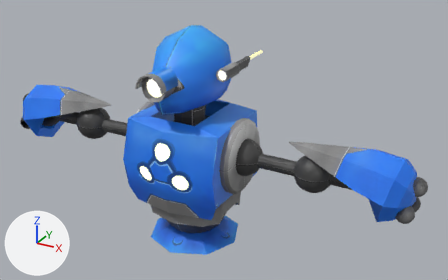
Before and after pictures for a commit that changed the FBX model Assets/Animations/Anims_Scenes/Animatic Scene3/Char/PauScene002-Shots005-011.fbx.
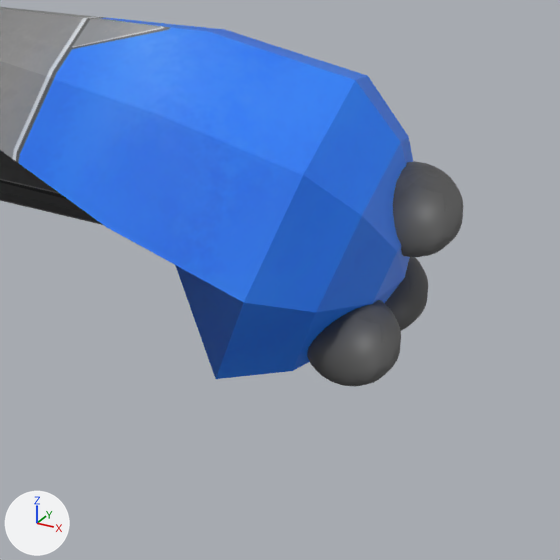
The first picture shows the older version from a 50 mm lens placed at (0.36, -0.591, 0.372), pointed at (0.033, 0.004, 0.075). The close-ups show both versions on the part from 74% to 100% of the width and 51% to 93% of the height of that picture; other places that the commit changed are outside them. Lighting does not change. The marker at lower left points along +X, +Y and +Z. Where no turn or scale is listed for an object, it has been applied to the vertices.

Names of what the first close-up shows: 'Pau_rig_Bound2:PauMesh:pSphere10.001', 'Pau_rig_Bound2:PauMesh:pSphere6.001', 'Pau_rig_Bound2:PauMesh:pSphere7.001', 'Pau_rig_Bound2:PauMesh:pSphere8.001', 'Pau_rig_Bound2:pSphere2.001'.
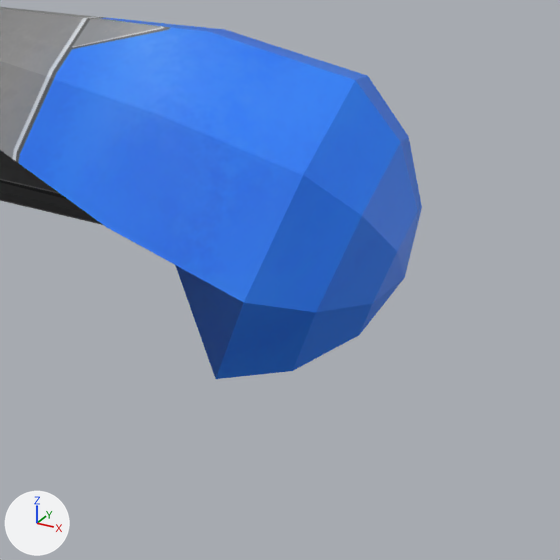
Changed parts and their boxes [x1, y1, x2, y2] in the close-ups (560 x 560 px):
'Pau_rig_Bound2:PauMesh:pSphere8.001', deleted
    before: [307, 300, 401, 386]
'Pau_rig_Bound2:PauMesh:pSphere7.001', deleted
    before: [393, 161, 463, 257]
'Pau_rig_Bound2:PauMesh:pSphere6.001', deleted (black)
    before: [385, 257, 428, 331]

Patch to the scene script:
```diff
--- a/Assets/Animations/Anims_Scenes/Animatic Scene3/Char/PauScene002-Shots005-011.fbx.py
+++ b/Assets/Animations/Anims_Scenes/Animatic Scene3/Char/PauScene002-Shots005-011.fbx.py
@@ ob_pau_rig_bound2_paumesh_psphere6_001 @@
-ob_pau_rig_bound2_paumesh_psphere6_001 = bpy.data.objects.new('Pau_rig_Bound2:PauMesh:pSphere6.001', me_mesh_022)
-ob_pau_rig_bound2_paumesh_psphere6_001.location = (0.2569, 0.0024, 0.0501)
@@ ob_pau_rig_bound2_paumesh_psphere8_001 @@
-ob_pau_rig_bound2_paumesh_psphere8_001 = bpy.data.objects.new('Pau_rig_Bound2:PauMesh:pSphere8.001', me_mesh_021)
-ob_pau_rig_bound2_paumesh_psphere8_001.location = (0.2576, -0.0264, 0.0526)
@@ ob_pau_rig_bound2_paumesh_psphere7_001 @@
-ob_pau_rig_bound2_paumesh_psphere7_001 = bpy.data.objects.new('Pau_rig_Bound2:PauMesh:pSphere7.001', me_mesh_023)
-ob_pau_rig_bound2_paumesh_psphere7_001.location = (0.2638, -0.0114, 0.0776)
```
